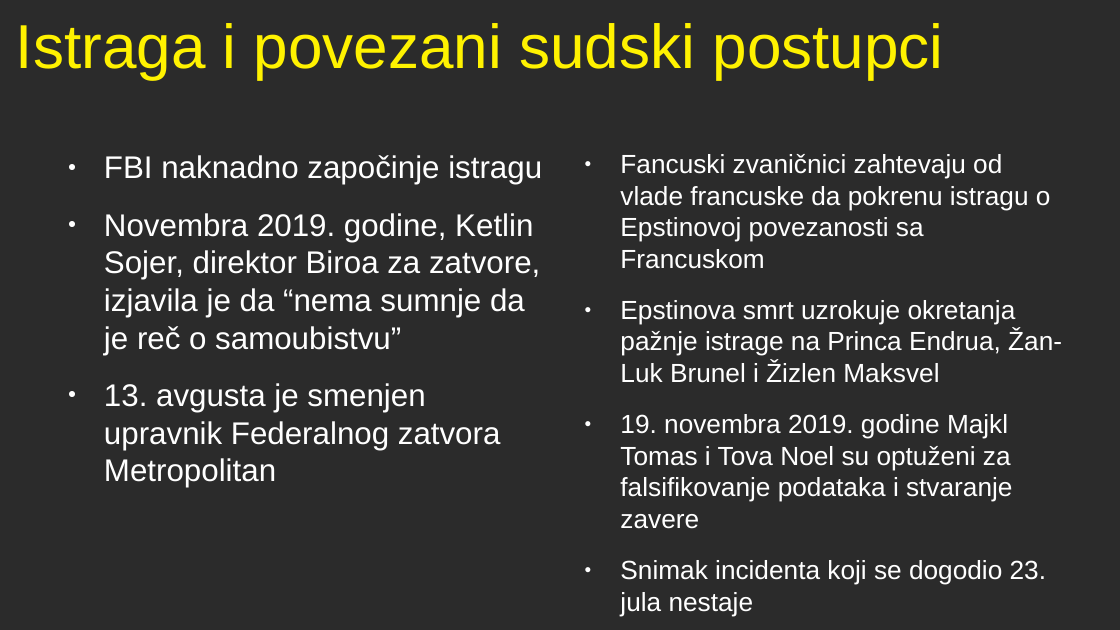
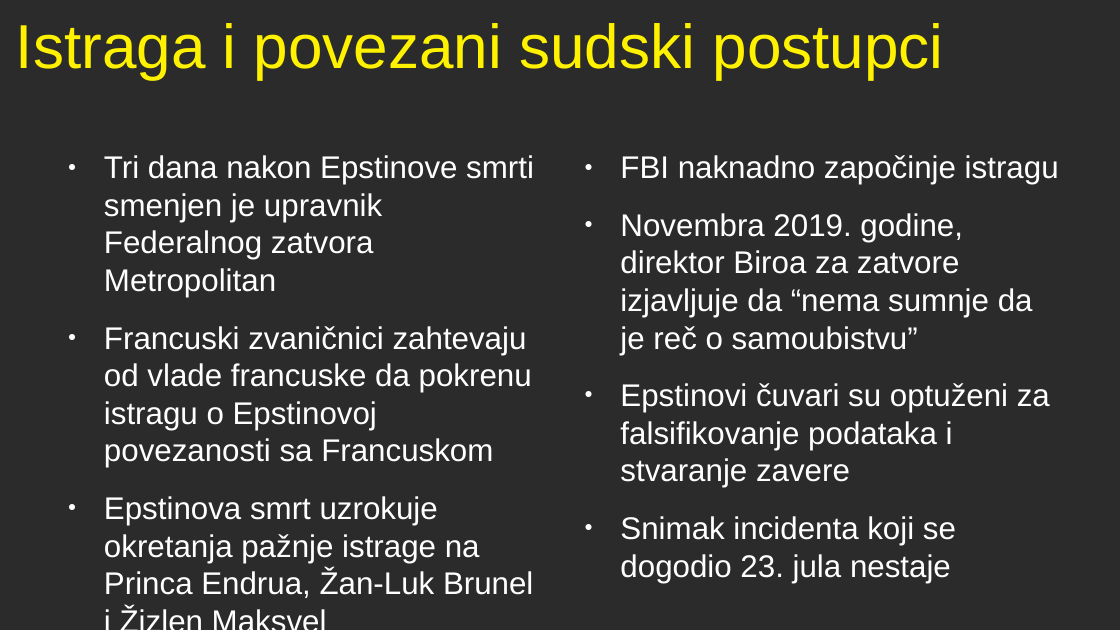
Before and after one commit to andjelaniketic/zetetika, a slide deck: slide 8 of dyefri.odp. Drawn at 1120x630 pixels with LibreOffice and Linux fonts; fonts in the diff are those of the drawing; background and template pictures are left out; a plain dark background stands for a picture behind light text. Boxes give left, top, right and bottom in pixels: in the first picture for what was removed or moved away, otherwise in the second. Text is boxed around its words. In the diff, an @@ line names an element or a change of style, - is before the commit and + after.

```diff
--- a/dyefri.odp
+++ b/dyefri.odp
@@ text at (x1=104, y1=155, x2=534, y2=598): text changed @@
-● FBI naknadno započinje istragu
-● Novembra 2019. godine, Ketlin Sojer, direktor Biroa za zatvore, izjavila je da “nema sumnje da je reč o samoubistvu”
-● 13. avgusta je smenjen upravnik Federalnog zatvora Metropolitan
+● Tri dana nakon Epstinove smrti smenjen je upravnik Federalnog zatvora Metropolitan
+● Francuski zvaničnici zahtevaju od vlade francuske da pokrenu istragu o Epstinovoj povezanosti sa Francuskom
+● Epstinova smrt uzrokuje okretanja pažnje istrage na Princa Endrua, Žan-Luk Brunel i Žizlen Maksvel
@@ text at (x1=620, y1=155, x2=1059, y2=488): text changed; size 18.6 to 22.2 pt @@
-● Fancuski zvaničnici zahtevaju od vlade francuske da pokrenu istragu o Epstinovoj povezanosti sa Francuskom
-● Epstinova smrt uzrokuje okretanja pažnje istrage na Princa Endrua, Žan-Luk Brunel i Žizlen Maksvel
-● 19. novembra 2019. godine Majkl Tomas i Tova Noel su optuženi za falsifikovanje podataka i stvaranje zavere
+● FBI naknadno započinje istragu
+● Novembra 2019. godine, direktor Biroa za zatvore izjavljuje da “nema sumnje da je reč o samoubistvu”
+● Epstinovi čuvari su optuženi za falsifikovanje podataka i stvaranje zavere
@@ text at (x1=620, y1=516, x2=956, y2=583): size 18.6 to 22.2 pt in "Snimak incidenta koji se dogodio 23. jula ..." @@
```
Also in this commit, not shown: 5 other slides changed, 1 slide added, 1 other file.
